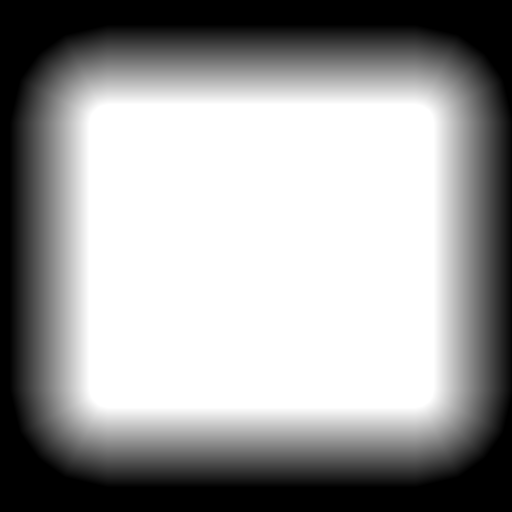
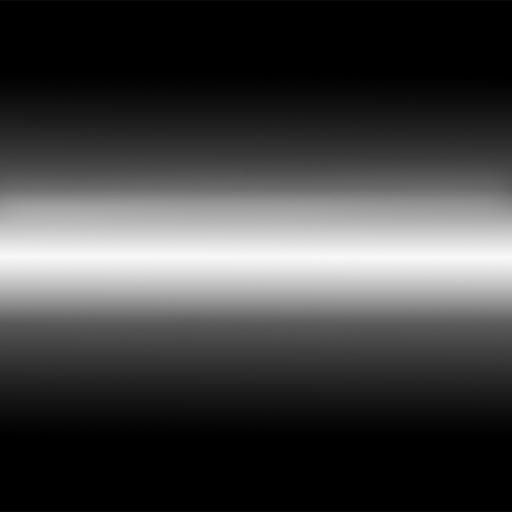
Layered file, before and after one edit (512x512). Changes by layer:
removed layer "Rounded Rectangle 1" over (100, 115, 423, 397)
removed layer "Background" over (0, 0, 512, 512)
added layer "Layer 2" above "Layer 0" over (0, 0, 512, 512)
